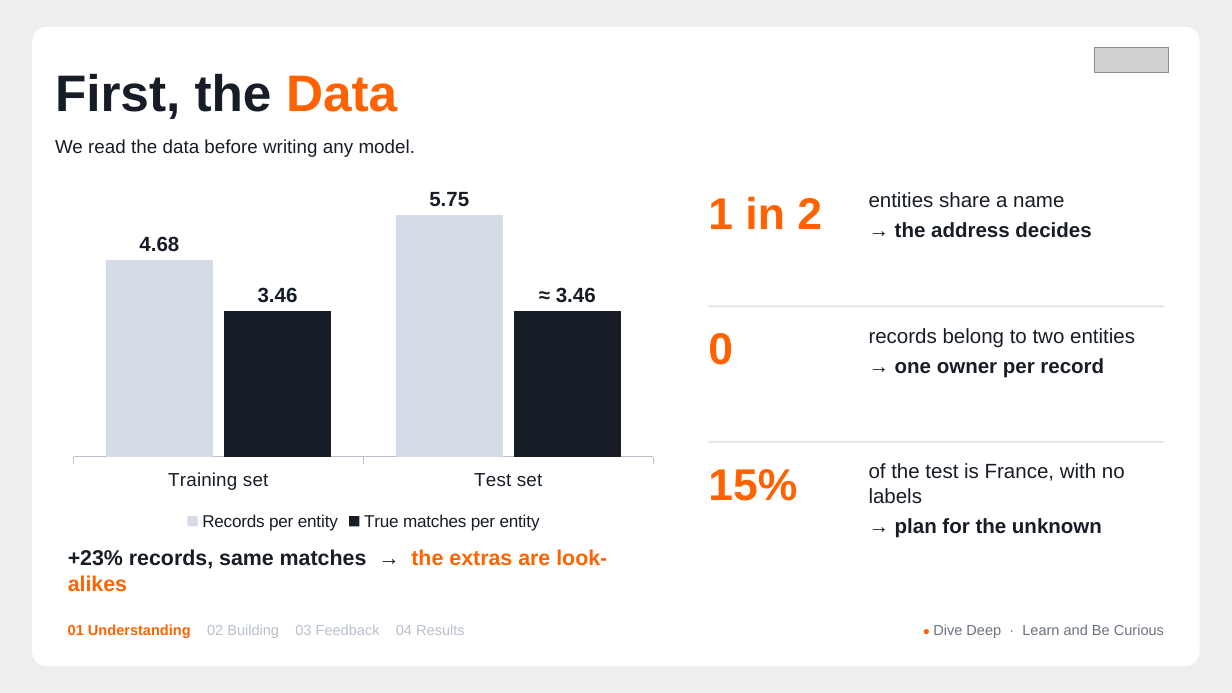
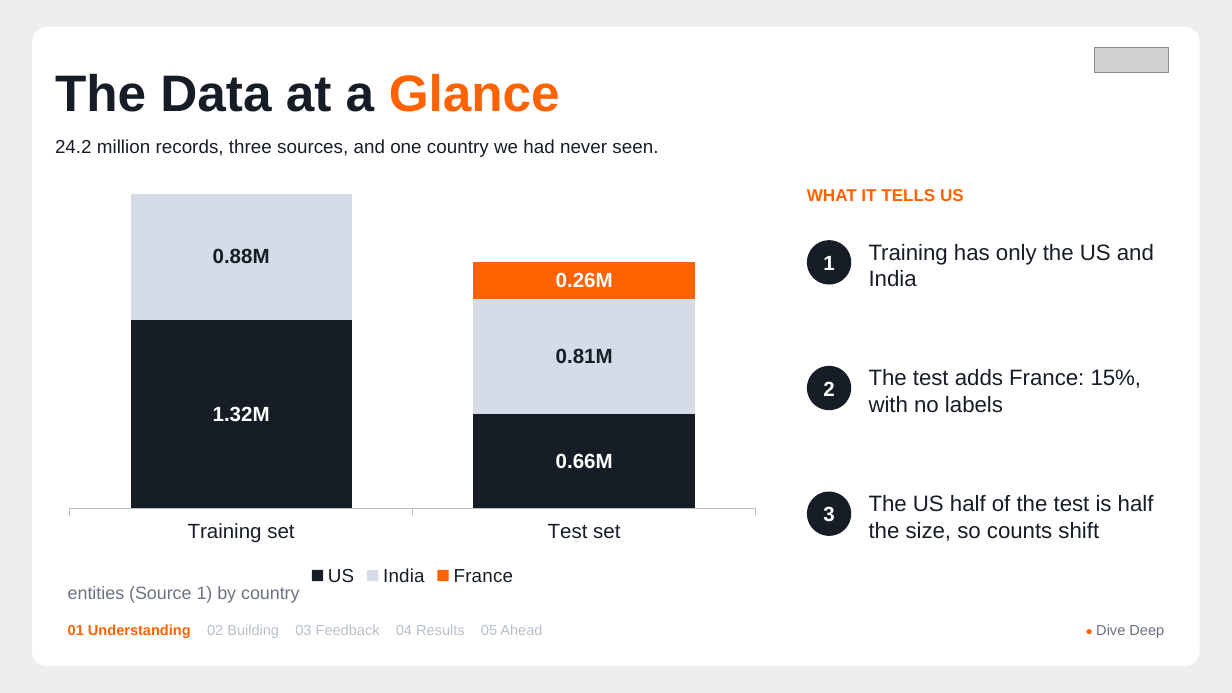
Before and after one commit to AmeyaBorkar/Grenuke, a slide deck: slide 3 of finale/Grenuke_Finale_Deck.pptx. Drawn at 1232x693 pixels with LibreOffice and Linux fonts; fonts in the diff are those of the drawing; grey boxes stand for pictures. Boxes give left, top, right and bottom in pixels: in the first picture for what was removed or moved away, otherwise in the second. Text is boxed around its words. In the diff, an @@ line names an element or a change of style, - is before the commit and + after.

Commit message:
docs(finale): deck v3: deep data analysis, performance, looking ahead
23 slides in five sections. Four data-analysis slides (scale and country split, matches per entity, how copies differ, the decoys' fingerprints), a performance slide (pairs per entity at each stage, laptop-scale runtimes and memory), and a looking-ahead section (scale out, run lighter, edge inference, improvements, applications). One layout grammar with a fixed 'What it tells us' column; text at least 12 pt; warmer, simpler script. Validator PASS.

```diff
--- a/finale/Grenuke_Finale_Deck.pptx
+++ b/finale/Grenuke_Finale_Deck.pptx
@@ text at (x1=55, y1=73, x2=658, y2=157): text changed @@
-First, the Data
-We read the data before writing any model.
+The Data at a Glance
+24.2 million records, three sources, and one country we had never seen.
@@ column chart at (x1=55, y1=172, x2=770, y2=591) @@
@@ column chart to column stacked chart @@
-Records per entity: 81, 100
+US: 100, 50
@@ colour of US #D6DCE7 to #161D26 @@
@@ data labels of US added @@
-True matches per entity: 60, 60
+India: 67, 61
@@ colour of India #161D26 to #D6DCE7 @@
@@ data labels of India added @@
+France: 0, 20
@@ legend changed @@
@@ value axis changed @@
@@ bar spacing changed @@
@@ lettering changed @@
@@ column stacked chart resized from (x1=62, y1=172, x2=665, y2=536) to (x1=55, y1=172, x2=770, y2=591) @@
@@ text removed at (x1=708, y1=196, x2=822, y2=229) @@
-1 in 2
@@ text added at (x1=807, y1=189, x2=964, y2=201), 10 pt, text #FF6200, bold @@
+WHAT IT TELLS US
@@ text removed at (x1=869, y1=192, x2=1091, y2=238) @@
-entities share a name
-→ the address decides
@@ ellipse added at (x1=807, y1=240, x2=851, y2=285), fill #161D26, 12 pt, text #FFFFFF, bold @@
+1
@@ text added at (x1=869, y1=244, x2=1154, y2=287), 13 pt, text #161D26 @@
+Training has only the US and India
@@ rounded rectangle removed at (x1=708, y1=306, x2=1164, y2=307) @@
@@ text removed at (x1=708, y1=333, x2=733, y2=365) @@
-0
@@ ellipse added at (x1=807, y1=366, x2=851, y2=410), fill #161D26, 12 pt, text #FFFFFF, bold @@
+2
@@ text at (x1=869, y1=369, x2=1142, y2=413): text changed; size 12 to 13 pt @@
-records belong to two entities
-→ one owner per record
+The test adds France: 15%, with no labels
@@ rounded rectangle removed at (x1=708, y1=441, x2=1164, y2=442) @@
@@ text removed at (x1=708, y1=469, x2=797, y2=501) @@
-15%
@@ ellipse added at (x1=807, y1=492, x2=851, y2=536), fill #161D26, 12 pt, text #FFFFFF, bold @@
+3
@@ text at (x1=869, y1=495, x2=1154, y2=541): text changed; size 12 to 13 pt @@
-of the test is France, with no labels
-→ plan for the unknown
+The US half of the test is half the size, so counts shift
@@ text at (x1=68, y1=586, x2=300, y2=603): text changed; size 12.5 to 10.5 pt; text colour #161D26 to #6B7280; bold off @@
-+23% records, same matches → the extras are look-alikes
+entities (Source 1) by country
@@ text at (x1=68, y1=624, x2=542, y2=638): text changed @@
-01 Understanding 02 Building 03 Feedback 04 Results
+01 Understanding 02 Building 03 Feedback 04 Results 05 Ahead
@@ text at (x1=1096, y1=624, x2=1164, y2=638): text changed @@
-● Dive Deep · Learn and Be Curious
+● Dive Deep
```
Also in this commit, not shown: 13 other slides changed, 7 slides added, 2 other files.
